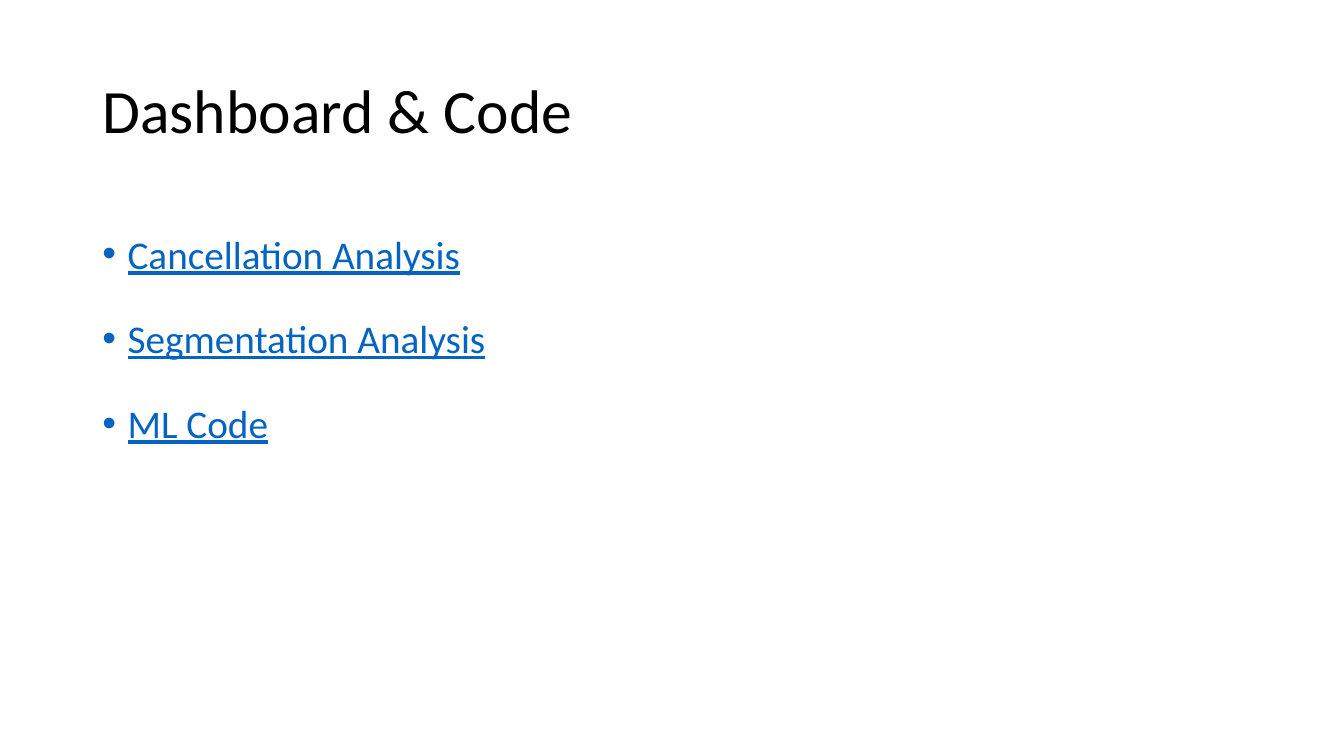
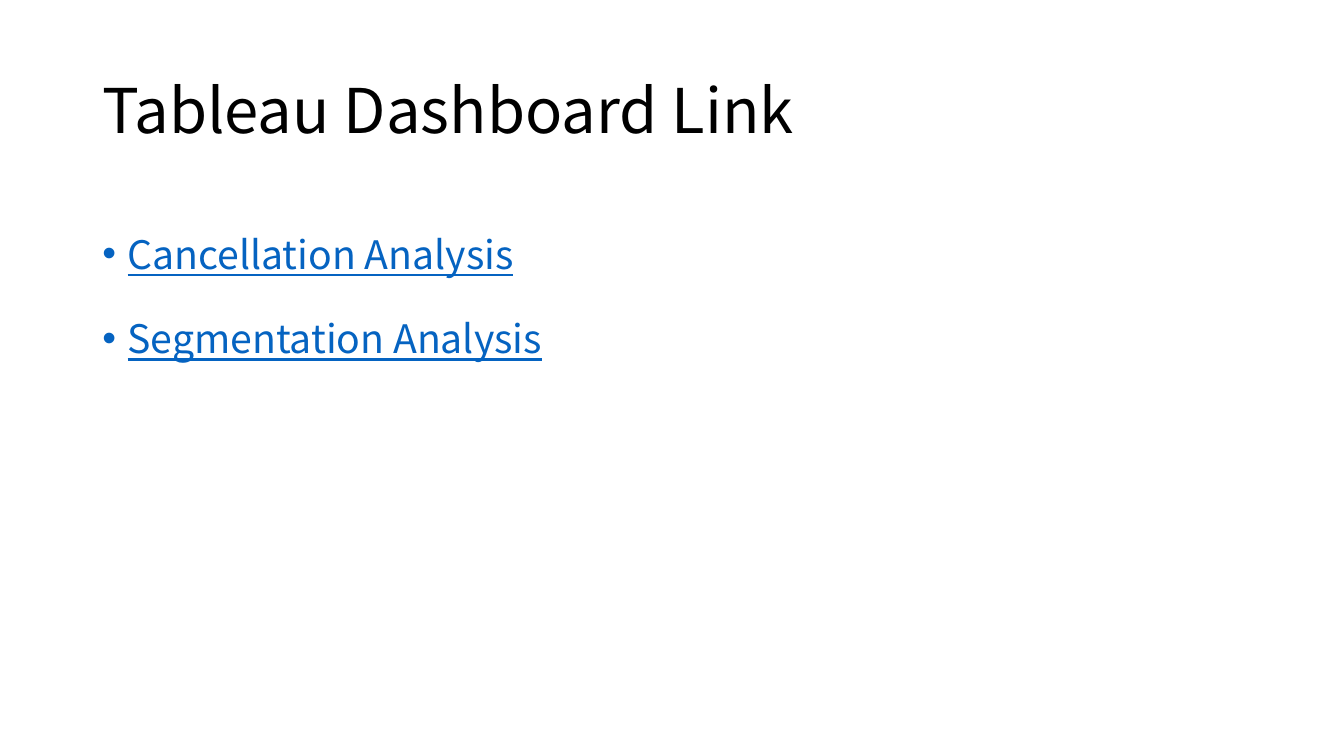
Before and after one commit to William-07/GHR_Analysis, a slide deck: slide 21 of Report/Global Hotels and Resorts Revenue Analysis - Cancellation Analysis.pptx. Drawn at 1344x756 pixels with LibreOffice and Linux fonts; fonts in the diff are those of the drawing. Boxes give left, top, right and bottom in pixels: in the first picture for what was removed or moved away, otherwise in the second. Text is boxed around its words. In the diff, an @@ line names an element or a change of style, - is before the commit and + after.

```diff
--- a/Report/Global Hotels and Resorts Revenue Analysis - Cancellation Analysis.pptx
+++ b/Report/Global Hotels and Resorts Revenue Analysis - Cancellation Analysis.pptx
@@ title at <box>102,84,794,134</box>: text changed; font Calibri to Noto Sans CJK TC @@
-Dashboard & Code
+Tableau Dashboard Link
@@ text "Cancellation Analysis" at <box>128,237,542,363</box>: font Calibri to Noto Sans CJK TC @@
@@ text at <box>128,410,268,444</box>: paragraph removed @@
-• ML Code
```
Also in this commit, not shown: 13 other slides changed, 1 slide added, 1 slide removed.
